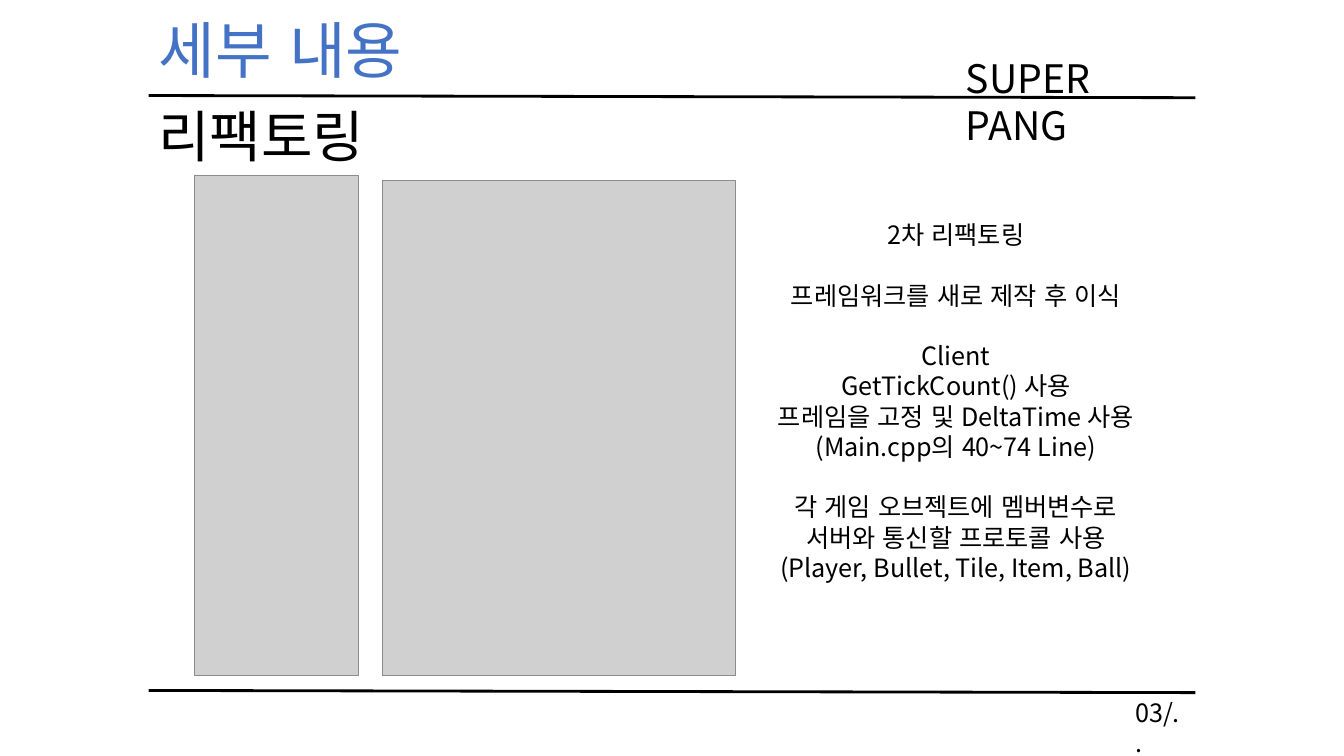
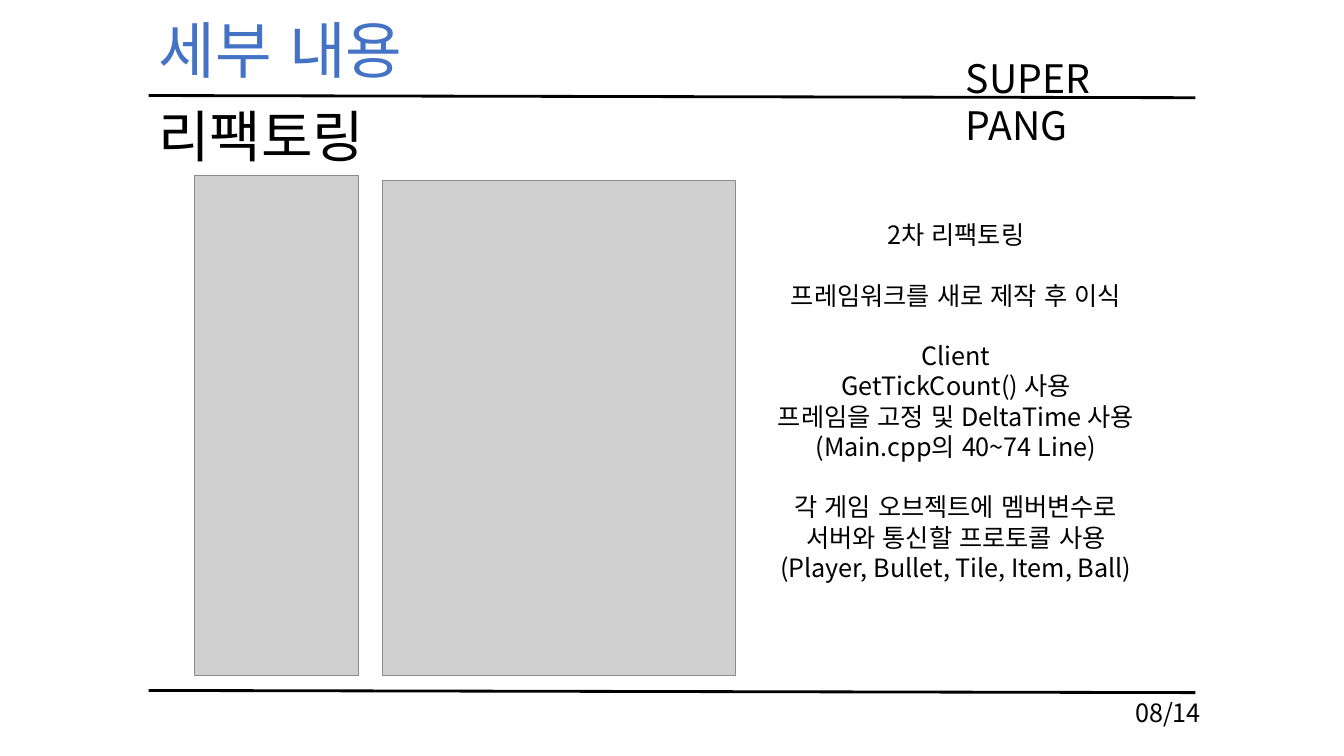
Before and after one commit to KimHaYoon/NetworkGamePrograming, a slide deck: slide 8 of 네트워크 게임 프로그래밍 레포트.pptx. Drawn at 1344x756 pixels with LibreOffice and Linux fonts; fonts in the diff are those of the drawing; grey boxes stand for pictures. Boxes give left, top, right and bottom in pixels: in the first picture for what was removed or moved away, otherwise in the second. Text is boxed around its words. In the diff, an @@ line names an element or a change of style, - is before the commit and + after.

```diff
--- a/네트워크 게임 프로그래밍 레포트.pptx
+++ b/네트워크 게임 프로그래밍 레포트.pptx
@@ text at box(1135, 702, 1201, 727): text changed @@
-03/..
+08/14
```
Also in this commit, not shown: 11 other slides changed, 1 slide added.
